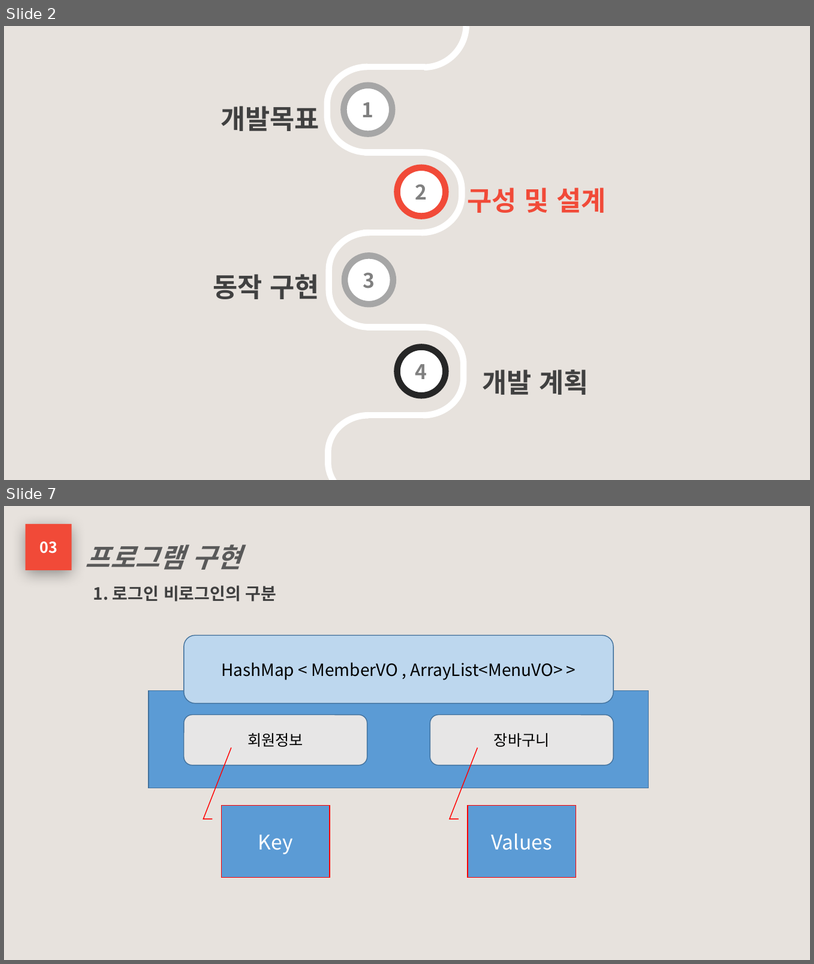
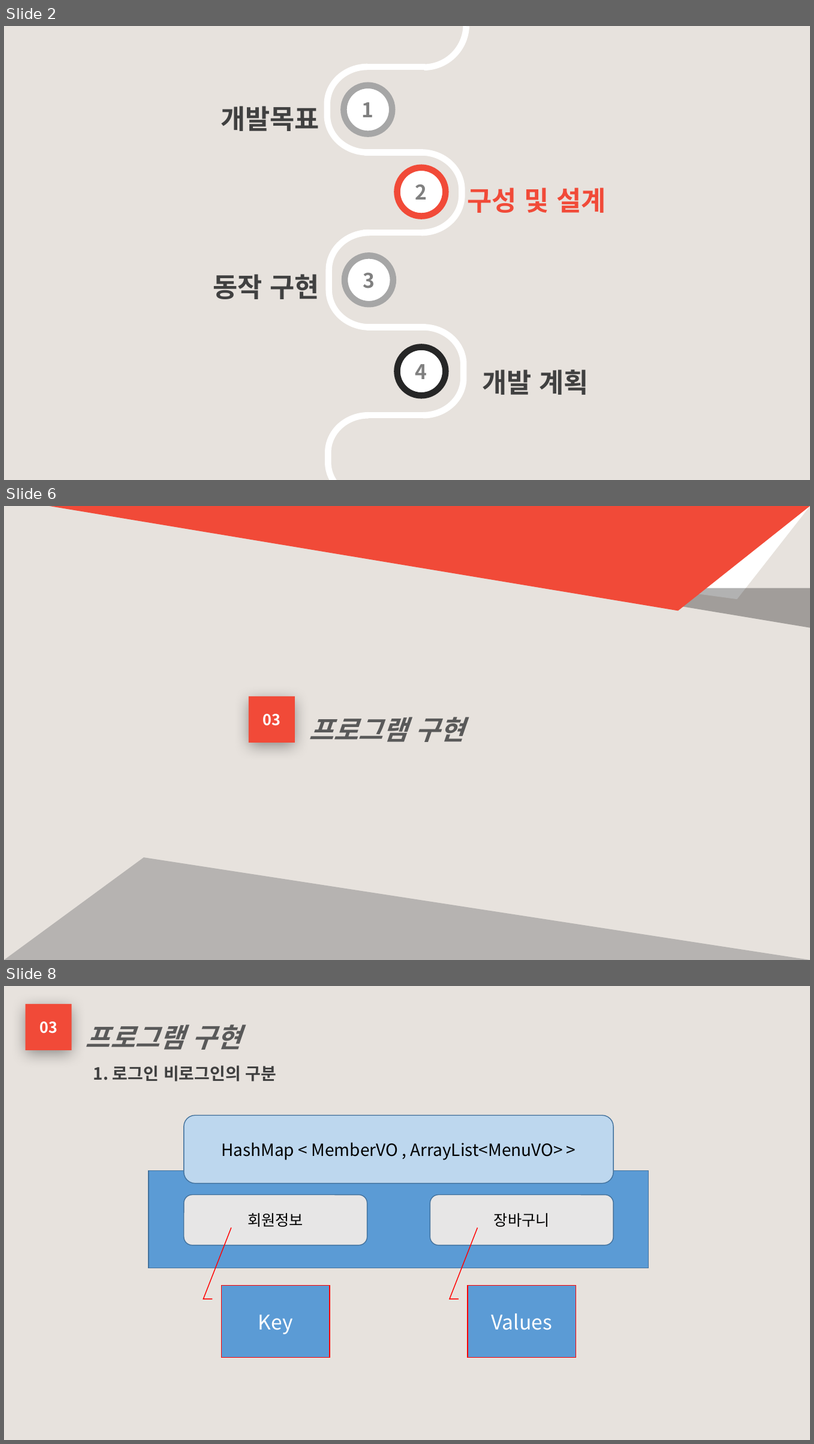
Before and after one commit to phoresis92/restaurant, a slide deck: 프로젝트 기획서/프로젝트 계획서.pptx. Shown one above the other, each under a label of ours: slides 2 and 7 before the commit, slides 2, 6 and 8 after it; the slides between them are not shown. The pictures are 814x964 and 814x1444 pixels, drawn with LibreOffice and Linux fonts; fonts in the diff are those of the drawing. Boxes give left, top, right and bottom in pixels: in the first picture for what was removed or moved away, otherwise in the second. Text is boxed around its words. In the diff, an @@ line names an element or a change of style, - is before the commit and + after.

```diff
--- a/프로젝트 기획서/프로젝트 계획서.pptx
+++ b/프로젝트 기획서/프로젝트 계획서.pptx
@@ slide 6 added at (4, 506, 810, 960), background #E7E2DD @@
@@ triangle added at (50, 506, 810, 599), fill #FFFFFF @@
@@ triangle added at (50, 506, 810, 610), fill #F14A38 @@
@@ rectangle added at (249, 696, 295, 742), fill #F14A38, 18 pt, text #FFFFFF, bold @@
+03
@@ text added at (309, 717, 465, 742), 32 pt, text #595959, bold, italic @@
+프로그램 구현
@@ triangle added at (4, 858, 810, 960), fill #808080 at 47% opacity @@
@@ what was slide 7 is now slide 8 @@
```
Also in this commit, not shown: 13 slides changed, 2 other slides added, 11 other files.
